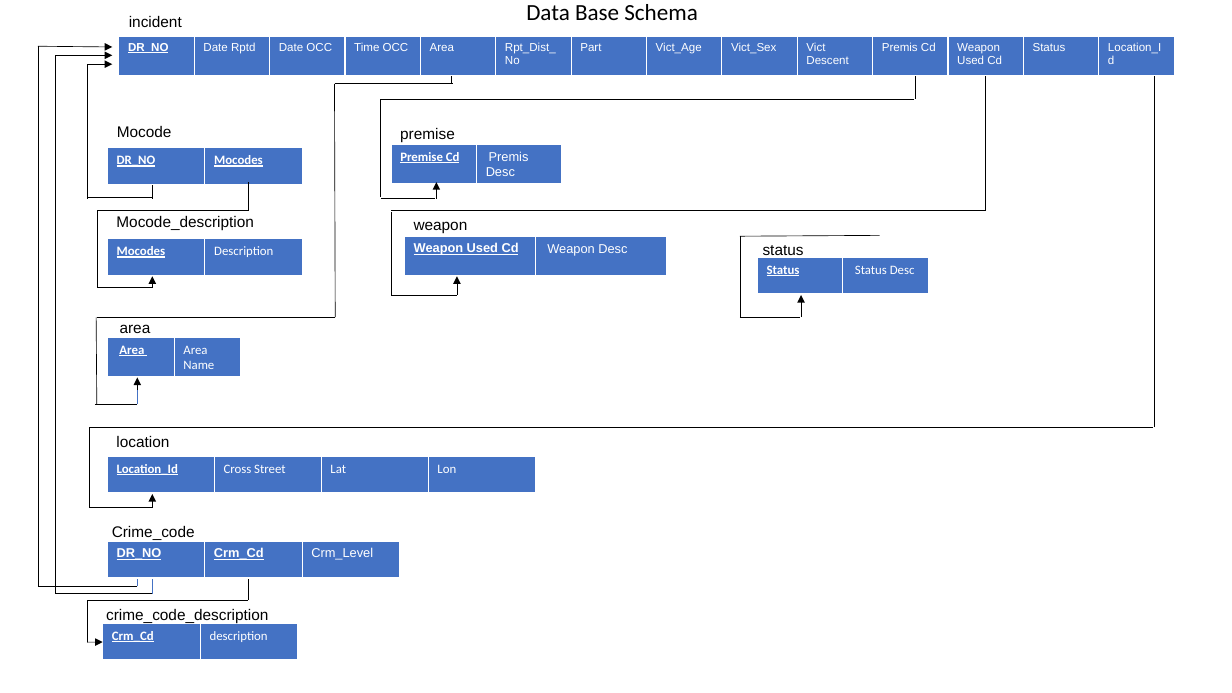
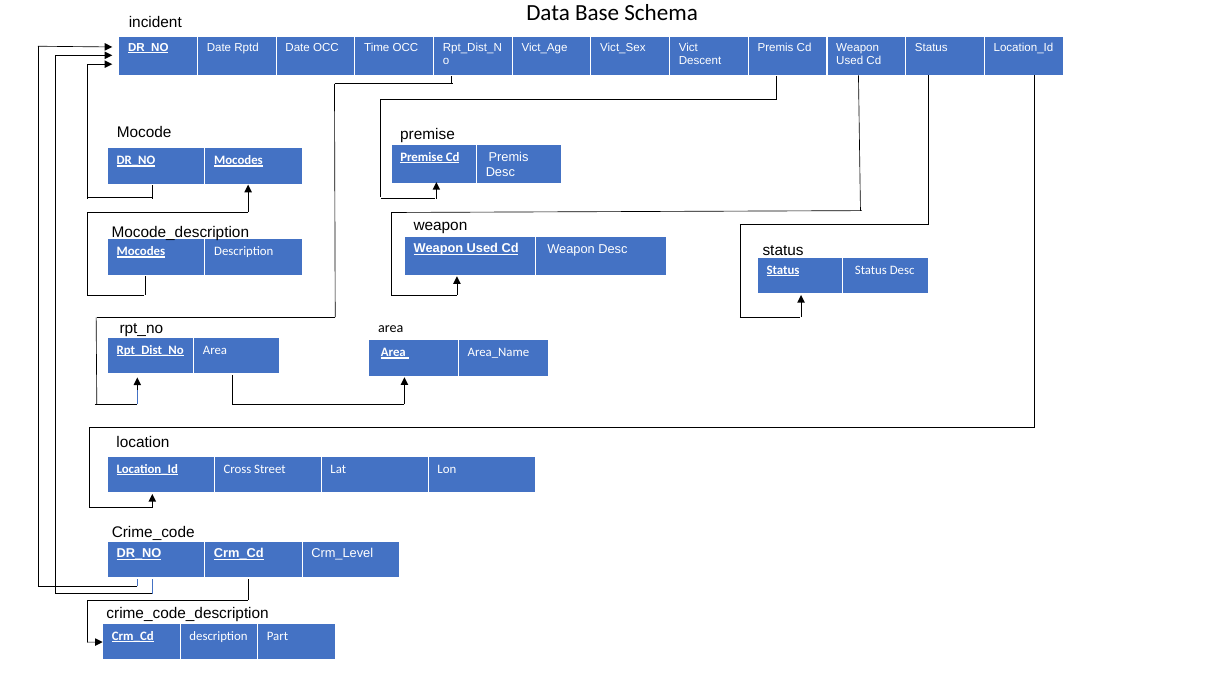
Before and after one commit to Elmerh14/LAPD-Database, a slide deck: slide 5 of data_base_normalization.pptx (slide 4 before the commit). Drawn at 1232x693 pixels with LibreOffice and Linux fonts; fonts in the diff are those of the drawing. Boxes give left, top, right and bottom in pixels: in the first picture for what was removed or moved away, otherwise in the second. Text is boxed around its words. In the diff, an @@ line names an element or a change of style, - is before the commit and + after.

```diff
--- a/data_base_normalization.pptx
+++ b/data_base_normalization.pptx
@@ table at (119,36,1062,77) @@
-column 5: Area
-column 7: Part
@@ table: place and size @@
-table at (119,36,1180,77)
+table at (119,36,1062,77)
@@ line moved from (915, 99) - (915, 77) to (777, 99) - (777, 77) @@
@@ line added from (860, 211) to (859, 76), #000000 0.5 pt @@
@@ line moved from (985, 77) - (985, 211) to (929, 225) - (929, 76) @@
@@ line moved from (1154, 427) - (1154, 77) to (1034, 427) - (1034, 76) @@
@@ line moved from (914, 99) - (382, 99) to (382, 99) - (777, 99) @@
@@ line moved from (249, 182) - (249, 211) to (249, 213) - (249, 185) @@
@@ line (249, 213) - (249, 185): line to arrow @@
@@ line moved from (249, 211) - (97, 211) to (87, 213) - (249, 213) @@
@@ line moved from (97, 211) - (97, 287) to (87, 295) - (87, 213) @@
@@ text "Mocode_description": place and size @@
-text "Mocode_description" at (116,216,254,231)
+text "Mocode_description" at (112,226,250,241)
@@ line moved from (985, 211) - (391, 211) to (391, 213) - (862, 211) @@
@@ line moved from (740, 237) - (740, 317) to (740, 225) - (740, 317) @@
@@ line moved from (880, 236) - (740, 237) to (740, 225) - (929, 225) @@
@@ line moved from (97, 287) - (152, 287) to (144, 295) - (87, 295) @@
@@ arrow moved from (152, 287) - (152, 276) to (145, 276) - (145, 295) @@
@@ arrow (145, 276) - (145, 295): arrow to line @@
@@ text added at (120,323,164,337), 12 pt, text #000000 @@
+rpt_no
@@ text "area": place and size @@
-text "area" at (120,324,151,333)
+text "area" at (378,325,403,332)
@@ text "area" at (378,325,403,332): size 12 to 11 pt, font Arial to Calibri @@
@@ table at (107,337,279,375) @@
-row 1, column 1: Area
+row 1, column 1: Rpt_Dist_No
-row 1, column 2: Area Name
+row 1, column 2: Area
@@ table: place and size @@
-table at (107,337,240,377)
+table at (107,337,279,375)
@@ table added at (369,340,548,378), 1 rows, 2 columns @@
+Area | Area_Name
@@ line added from (232, 375) to (232, 405), #000000 0.5 pt @@
@@ arrow added from (405, 405) to (405, 377), #000000 0.5 pt @@
@@ line added from (232, 405) to (405, 405), #000000 0.5 pt @@
@@ line moved from (1153, 427) - (90, 427) to (1035, 427) - (90, 427) @@
@@ table at (103,624,335,662) @@
+column 3: Part
@@ table: place and size @@
-table at (103,624,299,662)
+table at (103,624,335,662)
```
Also in this commit, not shown: 3 other slides changed, 1 slide added, 8 other files.
